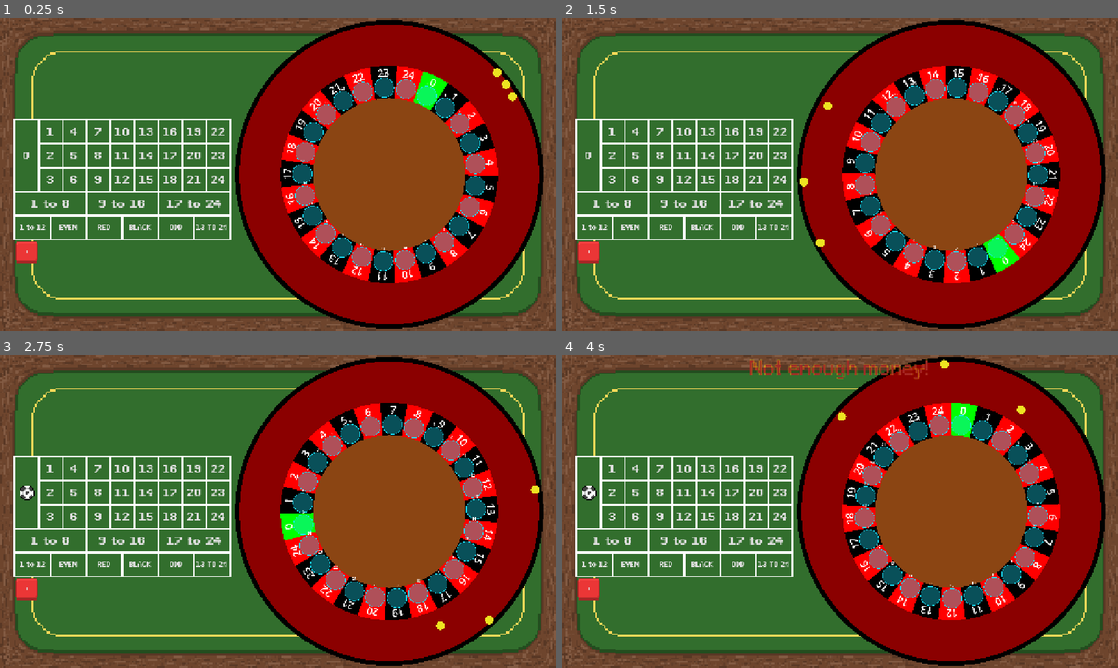
Above: before the commit, frames 1-4 (two rows, left to right).
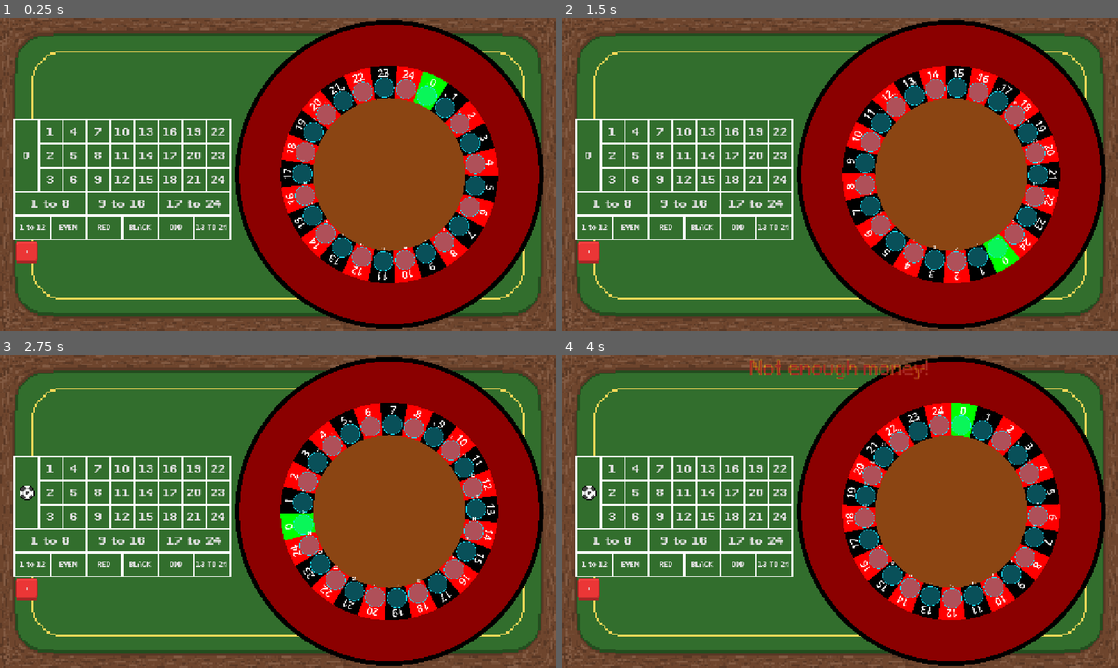
Above: after the commit, the same moments.

Repository: DuneRanger/Very-Serious-GameJam-2026
Game: Godot game, scene res://scenes/game/game_scene/game_scene.tscn
Same seed, same stepped clock (60 frames per second), same inputs: the game is played once before the commit and once after it. Sound files missing from this copy of the repository are replaced by a short silence.
Inputs:
- Up to frame 1 (0.25 s): no input
- Up to frame 2 (1.5 s): click "+" at 0.5 s; click "-" at 1.25 s
- Up to frame 3 (2.75 s): click "0" at 2 s
- Up to frame 4 (4 s): click "1" at 2.75 s; click "2" at 3.5 s

The runs differ from the first frame. In frame 1, 0.1% of the frame differs, in the area x 88-93%, y 16-27%; in frame 2, 0.1%; in frame 3, 0.1%; in frame 4, 0.1%.

Commit message:
Moved the bets dictionary out of this file

Diff:
--- a/scenes/game/game_scene/betting_system/betting_system.gd
+++ b/scenes/game/game_scene/betting_system/betting_system.gd
@@ -9,7 +9,6 @@
 @export var third_button_font_size : int
 @export var half_button_font_size : int
 
-var bets = {}
 var labels = {}
 var max_num : int = 24
 var row_count : int = 3
@@ -153,10 +152,6 @@
 	for b in buttons:
 		b.placed_bet.connect(new_bet)
 
-func init_bets() -> void:
-	for b in buttons:
-		bets[b.button_id] = 0
-
 func set_button_size() -> void:
 	for b in buttons:
 		var button_type = get_bet_type(b.button_id)
@@ -168,7 +163,6 @@
 	background_height = (row_count + 2) * button_size + (row_count + 3) * padding
 	$Background.size = Vector2(background_width, background_height)
 	make_buttons()
-	init_bets()
 	pad_all_buttons()
 	set_button_size()
 	connect_buttons()
@@ -194,13 +188,13 @@
 	if current_increment > GameManager.money:
 		send_error_message.emit("Not enough money!")
 		return
-	elif current_increment < 0 and bets[b_id] == 0:
+	elif current_increment < 0 and GameManager.bets.get(b_id, 0) == 0:
 		send_error_message.emit("Removing money on an empty bet!")
 		return
 
-	var old_bet_amount = bets[b_id]
+	var old_bet_amount = GameManager.bets.get(b_id, 0)
 	var new_bet_amount = max ((old_bet_amount + current_increment), 0)
-	bets[b_id] = new_bet_amount
+	GameManager.bets[b_id] = new_bet_amount
 
 	var bet_difference = new_bet_amount - old_bet_amount
 	GameManager.money -= bet_difference
--- a/scenes/game/game_scene/roulette/roulette.gd
+++ b/scenes/game/game_scene/roulette/roulette.gd
@@ -128,7 +128,7 @@
 func _ready():
 	build_outer_wall()
 	build_banks()
-	prepare_balls()
+	#prepare_balls()
 	refresh_bank_debug()
 	spin_roulette()
 
